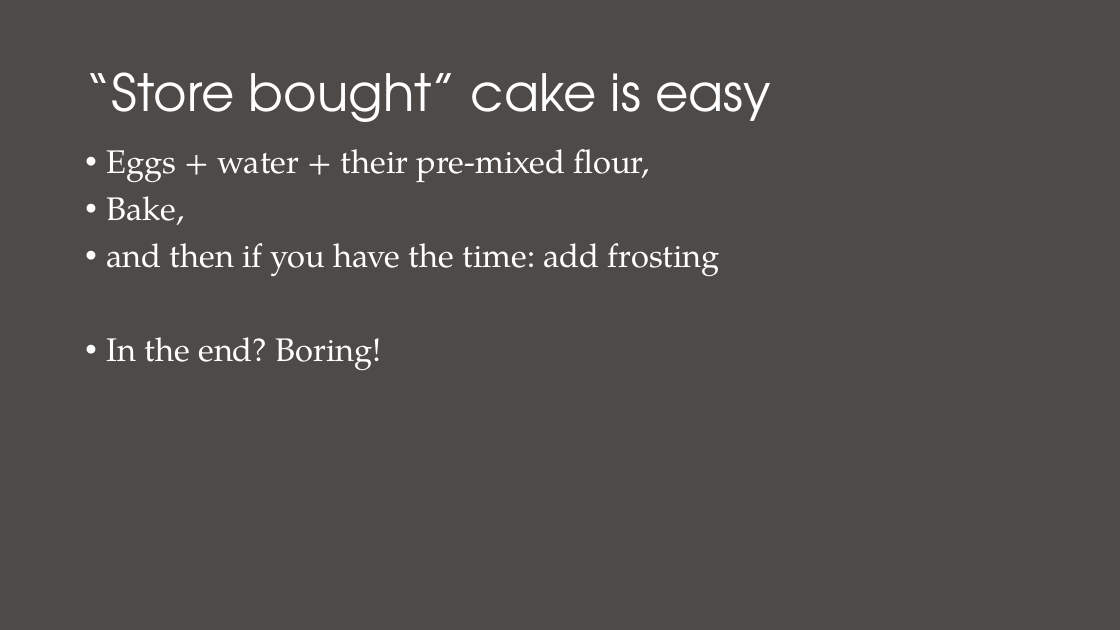
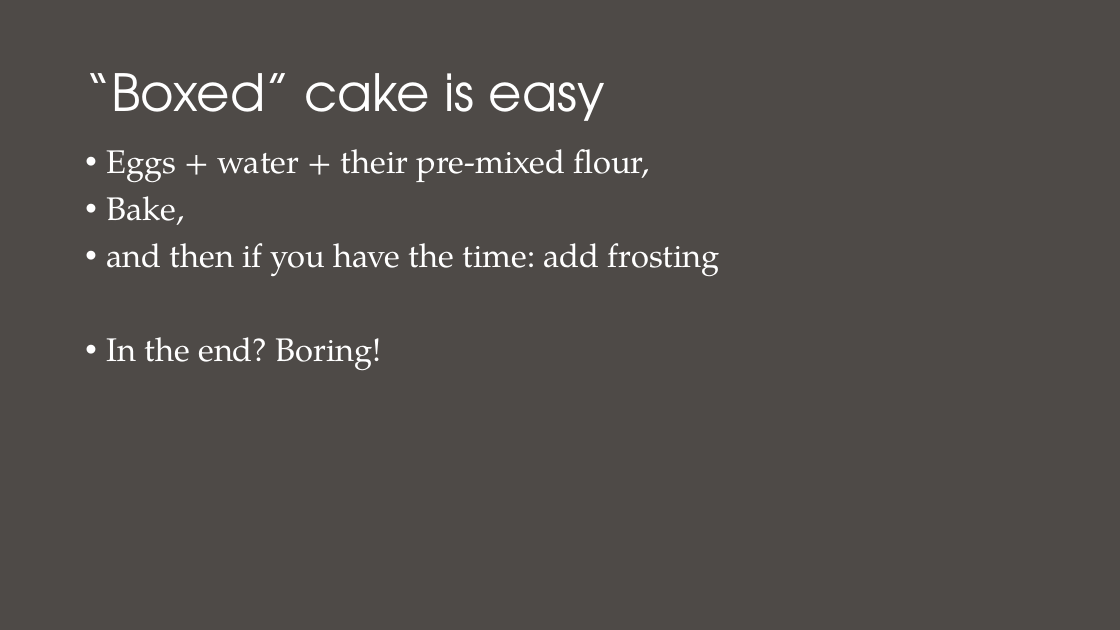
Before and after one commit to nuitrcs/Intro_to_d3_workshop, a slide deck: slide 12 of Introduction to D3.pptx. Drawn at 1120x630 pixels with LibreOffice and Linux fonts; fonts in the diff are those of the drawing. Boxes give left, top, right and bottom in pixels: in the first picture for what was removed or moved away, otherwise in the second. Text is boxed around its words. In the diff, an @@ line names an element or a change of style, - is before the commit and + after.

```diff
--- a/Introduction to D3.pptx
+++ b/Introduction to D3.pptx
@@ title at box(85, 73, 605, 121): text changed @@
-“Store bought” cake is easy
+“Boxed” cake is easy
```
Also in this commit, not shown: 1 other slide changed, 3 other files.
